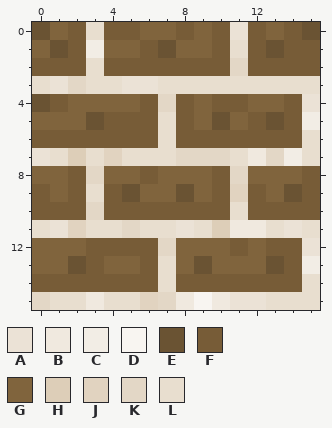
Pixel-art sprite, stored at textures/dirt_furnace_top.png. This is how it looked before the edit.
The file is 16x16 pixels. Colours within 5 levels of each other are drawn and written as one.
Palette (. is transparent): A #ebe2d6  B #f0e9df  C #f2ede5  D #f8f5f1  E #6a5333  F #775c37  G #80643d  H #ddceb8  J #e1d3c0  K #e3d7c6  L #e8decf
Once edited:
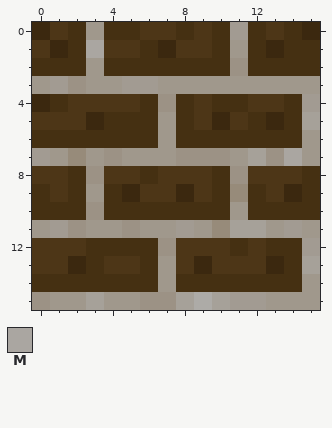
Colours new in this view: M #aaa6a1
The edit:
{"colour":"A","old":"#ebe2d6","new":"#a29b92"}
{"colour":"B","old":"#f0e9df","new":"#a6a199"}
{"colour":"D","old":"#f8f5f1","new":"#adaba7"}
{"colour":"E","old":"#6a5333","new":"#3b280f"}
{"colour":"F","old":"#775c37","new":"#453012"}
{"colour":"G","old":"#80643d","new":"#4d3617"}
{"colour":"H","old":"#ddceb8","new":"#978b7a"}
{"colour":"K","old":"#e3d7c6","new":"#9c9285"}
{"colour":"L","old":"#e8decf","new":"#a0988c"}
{"y":1,"x":3,"old":"C","new":"M"}
{"y":5,"x":15,"old":"C","new":"B"}
{"y":7,"x":4,"old":"J","new":"K"}
{"y":7,"x":14,"old":"C","new":"M"}
{"y":9,"x":11,"old":"J","new":"H"}
{"y":11,"x":2,"old":"J","new":"K"}
{"y":13,"x":15,"old":"C","new":"B"}
{"y":15,"x":6,"old":"J","new":"K"}
